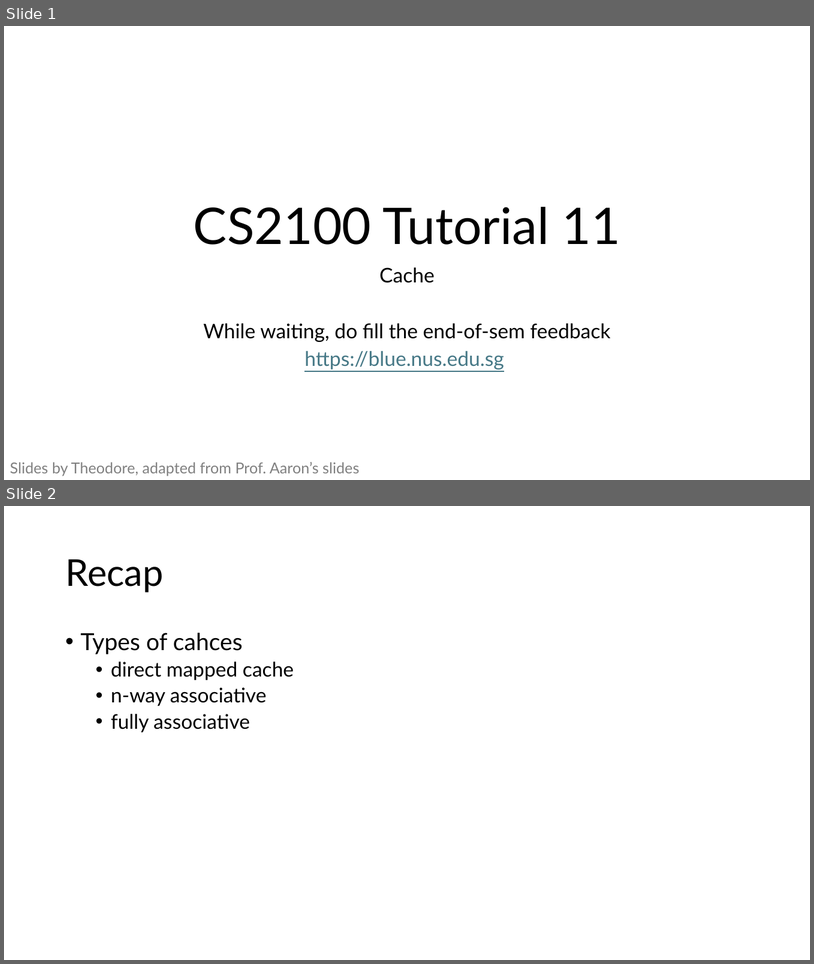
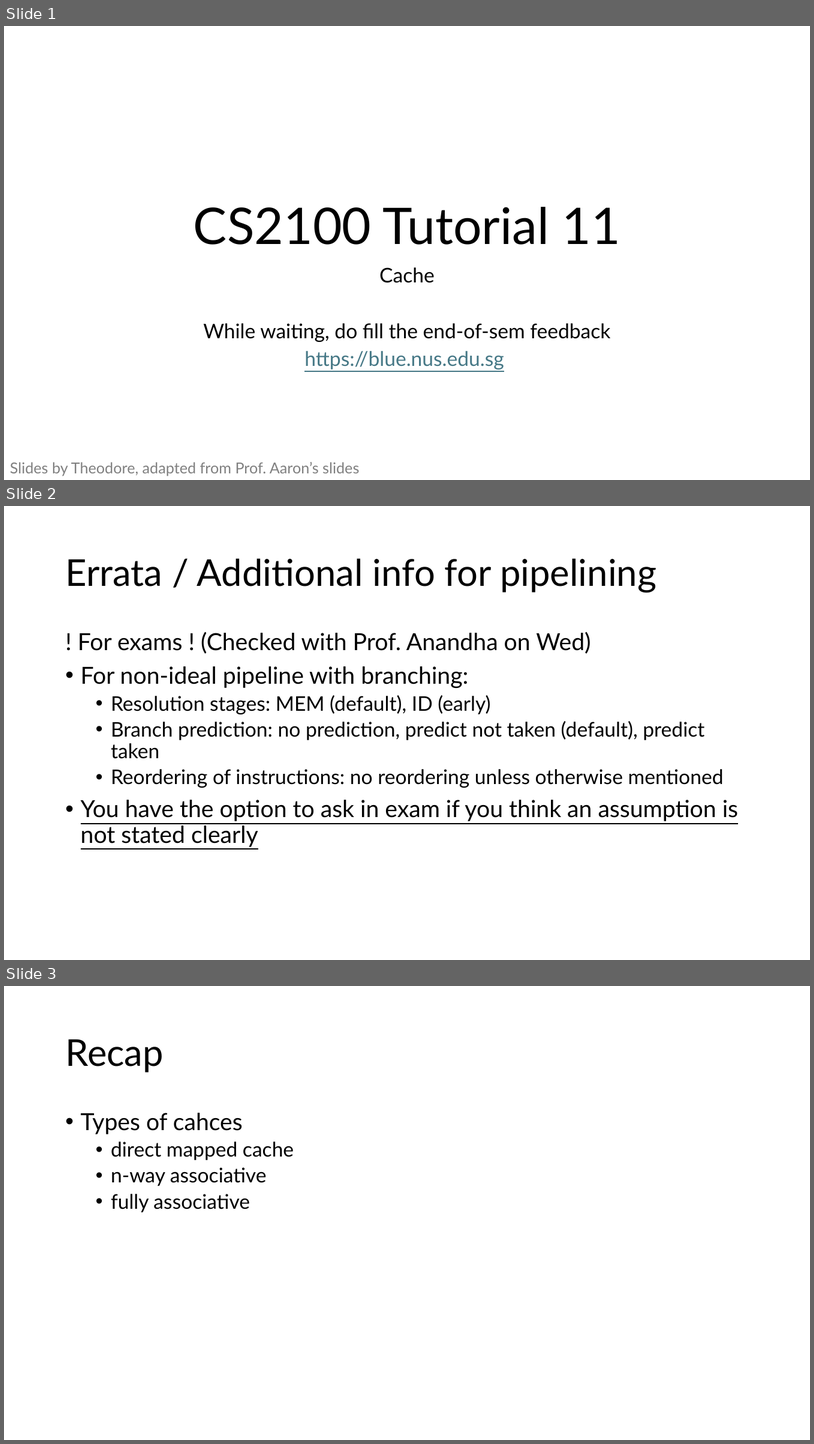
Before and after one commit to theodoreleebrant/TA-2425S1, a slide deck: CS2100/pptx/CS2100 Tutorial 11.pptx. Shown one above the other, each under a label of ours: slides 1 and 2 before the commit, slides 1, 2 and 3 after it. The pictures are 814x964 and 814x1444 pixels, drawn with LibreOffice and Linux fonts; fonts in the diff are those of the drawing. Boxes give left, top, right and bottom in pixels: in the first picture for what was removed or moved away, otherwise in the second. Text is boxed around its words. In the diff, an @@ line names an element or a change of style, - is before the commit and + after.

```diff
--- a/CS2100/pptx/CS2100 Tutorial 11.pptx
+++ b/CS2100/pptx/CS2100 Tutorial 11.pptx
@@ slide 2 added at box(4, 506, 810, 960), background #FFFFFF @@
@@ title added at box(65, 558, 657, 592), 44 pt, text #000000 @@
+Errata / Additional info for pipelining
@@ text added at box(78, 631, 738, 847), 24 pt, text #000000 @@
+! For exams ! (Checked with Prof. Anandha on Wed)
+• For non-ideal pipeline with branching:
+  • Resolution stages: MEM (default), ID (early)
+  • Branch prediction: no prediction, predict not taken (default), predict taken
+  • Reordering of instructions: no reordering unless otherwise mentioned
+• You have the option to ask in exam if you think an assumption is not stated clearly
@@ what was slide 2 is now slide 3 @@
```
Also in this commit, not shown: 2 slides changed.
